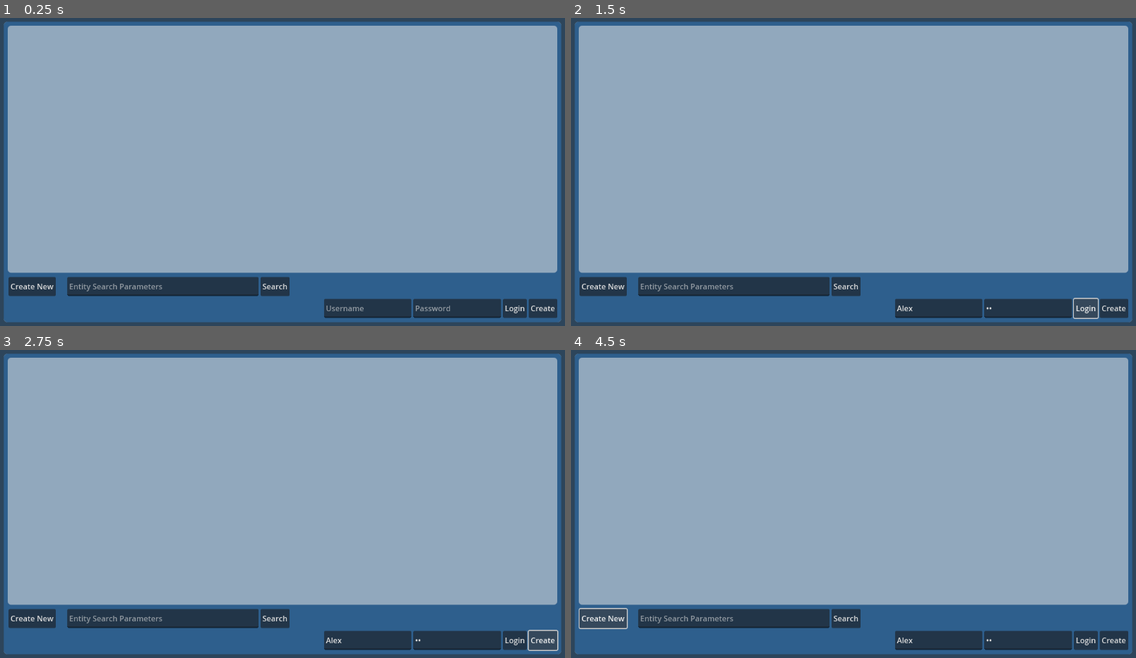
Above: before the commit, frames 1-4 (two rows, left to right).
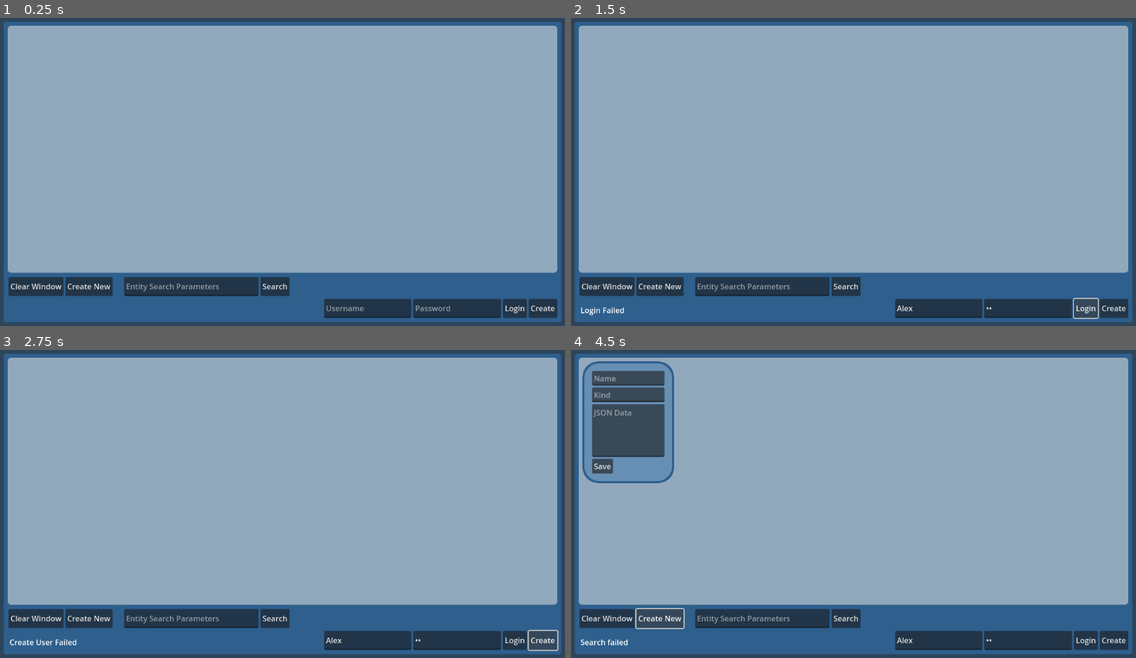
Above: after the commit, the same moments.

Repository: Elemnir/little_doodles
Game: Godot game, scene res://example/example.tscn
Same seed, same stepped clock (60 frames per second), same inputs: the game is played once before the commit and once after it.
Inputs (mouse positions are in pixels of both pictures, inside the frame that each line leads up to):
- Up to frame 1 (0.25 s): no input
- Up to frame 2 (1.5 s): click (938, 307) at 0.52 s; type "Alex" at 0.6 s; click (1028, 307) at 0.75 s; type "12" at 0.83 s; click "Login" at 1.25 s
- Up to frame 3 (2.75 s): click "Create" at 2 s
- Up to frame 4 (4.5 s): click (604, 617) at 2.75 s, where only the run after the commit has a clickable "Clear Window"; click "Search" at 3.5 s; click "Create New" at 4.25 s

The runs differ from the first frame. In frame 1, 0.6% of the frame differs, in the area x 2-39%, y 83-91%; in frame 2, 0.7%; in frame 3, 0.7%; in frame 4, 7.2%, in the area x 1-39%, y 3-96%.

Commit message:
Wiring up UI

Diff:
--- a/example/EntityCard.tscn
+++ b/example/EntityCard.tscn
@@ -1,17 +1,14 @@
-[gd_scene load_steps=4 format=3 uid="uid://ddp1ql13ppxmu"]
+[gd_scene load_steps=3 format=3 uid="uid://ddp1ql13ppxmu"]
 
 [ext_resource type="Script" path="res://example/entity_card.gd" id="1_0h4yf"]
 [ext_resource type="Texture2D" uid="uid://67oxiey443ah" path="res://example/Assests/card_background.png" id="1_hx2ak"]
-[ext_resource type="Script" path="res://little_doodles_client/little_doodles_entity.gd" id="2_s23yb"]
 
 [node name="EntityCard" type="MarginContainer"]
+custom_minimum_size = Vector2(192, 256)
 offset_right = 192.0
 offset_bottom = 256.0
 pivot_offset = Vector2(96, 128)
 script = ExtResource("1_0h4yf")
-
-[node name="Entity" type="Node" parent="."]
-script = ExtResource("2_s23yb")
 
 [node name="Card" type="Sprite2D" parent="."]
 texture = ExtResource("1_hx2ak")
--- a/example/entity_card.gd
+++ b/example/entity_card.gd
@@ -1,4 +1,6 @@
 extends MarginContainer
+
+@export var root_scene: Node
 
 @onready var save_button = $HorizontalLayout/VerticalLayout/BottomLayout/SaveButton
 @onready var player_label = $HorizontalLayout/VerticalLayout/BottomLayout/PlayerLabel
@@ -6,19 +8,19 @@
 @onready var kind_edit = $HorizontalLayout/VerticalLayout/KindEdit
 @onready var data_edit = $HorizontalLayout/VerticalLayout/DataEdit
 
+var entity = LittleDoodlesEntity.new()
 
-# Called when the node enters the scene tree for the first time.
 func _ready():
 	# If the creator isn't the player, make the card readonly
-	if $Entity.player_name != get_parent().get("player_name"):
+	if entity.player_name != root_scene.player_name:
 		name_edit.editable = false
 		kind_edit.editable = false
 		data_edit.editable = false
 		save_button.visible = false
-		player_label.text = "Creator: %s" % $Entity.player_name
+		player_label.text = "Creator: %s" % entity.player_name
 	else:
 		player_label.visible = false
 
 
 func _on_save_button_pressed():
-	get_parent().try_save($Entity)
+	root_scene.try_save(entity)
--- a/example/example.gd
+++ b/example/example.gd
@@ -1,12 +1,63 @@
 extends Node2D
 
-var player_name = null
+@onready var api_client = $LittleDoodlesClient
+@onready var username = $AuthForm/Username
+@onready var password = $AuthForm/Password
+@onready var search_box = $EntityControls/SearchBox
+@onready var user_indicator = $AuthenticatedForm/UserIndicator
+@onready var entity_grid = $EntityWindow/GridContainer
 
-# Called when the node enters the scene tree for the first time.
-func _ready():
-	pass # Replace with function body.
+var player_name = ""
 
 
-# Called every frame. 'delta' is the elapsed time since the previous frame.
-func _process(delta):
-	pass
+func try_save(entity: LittleDoodlesEntity):
+	if await api_client.save_entity(entity):
+		$FeedbackBox.text = "Save success!"
+	else:
+		$FeedbackBox.text = "Save failed"
+
+func _on_create_entity_button_pressed():
+	var new_card = preload("res://example/EntityCard.tscn").instantiate()
+	new_card.root_scene = self
+	new_card.entity.player_name = player_name
+	entity_grid.add_child(new_card)
+
+
+func _on_search_button_pressed():
+	var entities = await api_client.search_entities(search_box.text)
+	if entities == null:
+		$FeedbackBox.text = "Search failed"
+		return
+
+	for entity in entities:
+		var new_card = preload("res://example/EntityCard.tscn").instantiate()
+		new_card.root_scene = self
+		new_card.entity = entity
+		entity_grid.add_child(new_card)
+
+
+func _on_login_button_pressed():
+	if await api_client.auth_user(username.text,password.text):
+		$AuthForm.visible = false
+		$AuthenticatedForm.visible = true
+		user_indicator.text = "Logged in as: " + username.text
+		player_name = username.text
+		$FeedbackBox.text = "Successful Login"
+	else:
+		$FeedbackBox.text = "Login Failed"
+
+
+func _on_create_player_button_pressed():
+	if await api_client.create_user(username.text,password.text):
+		$AuthForm.visible = false
+		$AuthenticatedForm.visible = true
+		user_indicator.text = "Logged in as: " + username.text
+		player_name = username.text
+		$FeedbackBox.text = "Successful Create and Login"
+	else:
+		$FeedbackBox.text = "Create User Failed"
+
+
+func _on_clear_entity_grid_pressed():
+	for card in entity_grid.get_children():
+		card.queue_free()
--- a/example/example.tscn
+++ b/example/example.tscn
@@ -8,12 +8,23 @@
 script = ExtResource("1_h1td6")
 
 [node name="LittleDoodlesClient" type="HTTPRequest" parent="."]
+timeout = 5.0
 script = ExtResource("2_hljvo")
 domain = "oatestbed.adamphoward.com/game/"
 
 [node name="Sprite2D" type="Sprite2D" parent="."]
 texture = ExtResource("3_bnv3e")
 centered = false
+
+[node name="EntityWindow" type="ScrollContainer" parent="."]
+offset_left = 24.0
+offset_top = 24.0
+offset_right = 1160.0
+offset_bottom = 531.0
+
+[node name="GridContainer" type="GridContainer" parent="EntityWindow"]
+layout_mode = 2
+columns = 5
 
 [node name="AuthForm" type="HBoxContainer" parent="."]
 offset_left = 679.0
@@ -36,15 +47,31 @@
 layout_mode = 2
 text = "Login"
 
-[node name="CreateButton" type="Button" parent="AuthForm"]
+[node name="CreatePlayerButton" type="Button" parent="AuthForm"]
 layout_mode = 2
 text = "Create"
+
+[node name="AuthenticatedForm" type="HBoxContainer" parent="."]
+visible = false
+offset_left = 679.0
+offset_top = 591.0
+offset_right = 1168.0
+offset_bottom = 631.0
+
+[node name="UserIndicator" type="Label" parent="AuthenticatedForm"]
+layout_mode = 2
+size_flags_horizontal = 3
+horizontal_alignment = 2
 
 [node name="EntityControls" type="HBoxContainer" parent="."]
 offset_left = 18.0
 offset_top = 545.0
 offset_right = 607.0
 offset_bottom = 585.0
+
+[node name="ClearEntityGrid" type="Button" parent="EntityControls"]
+layout_mode = 2
+text = "Clear Window"
 
 [node name="CreateEntityButton" type="Button" parent="EntityControls"]
 layout_mode = 2
@@ -62,3 +89,15 @@
 [node name="SearchButton" type="Button" parent="EntityControls"]
 layout_mode = 2
 text = "Search"
+
+[node name="FeedbackBox" type="Label" parent="."]
+offset_left = 20.0
+offset_top = 603.0
+offset_right = 610.0
+offset_bottom = 626.0
+
+[connection signal="pressed" from="AuthForm/LoginButton" to="." method="_on_login_button_pressed"]
+[connection signal="pressed" from="AuthForm/CreatePlayerButton" to="." method="_on_create_player_button_pressed"]
+[connection signal="pressed" from="EntityControls/ClearEntityGrid" to="." method="_on_clear_entity_grid_pressed"]
+[connection signal="pressed" from="EntityControls/CreateEntityButton" to="." method="_on_create_entity_button_pressed"]
+[connection signal="pressed" from="EntityControls/SearchButton" to="." method="_on_search_button_pressed"]
--- a/little_doodles_client/little_doodles_client.gd
+++ b/little_doodles_client/little_doodles_client.gd
@@ -71,7 +71,7 @@
 	return LittleDoodlesEntity.from_request_body(resp["entity"])
 
 
-func search_entity(search_params: String):
+func search_entities(search_params: String):
 	# Returns a list of Entity instances matching the given search parameters
 	# which should be given as a URI-encoded String of GET parameters. Supports
 	# most Django filter kwarg expressions.
--- a/little_doodles_client/little_doodles_entity.gd
+++ b/little_doodles_client/little_doodles_entity.gd
@@ -1,5 +1,6 @@
-class_name LittleDoodlesEntity extends Node
+class_name LittleDoodlesEntity extends Resource
 
+@export var name: String = ""
 @export var kind: String = ""
 @export var data: Dictionary = {}
 @export var player_name: String = ""
